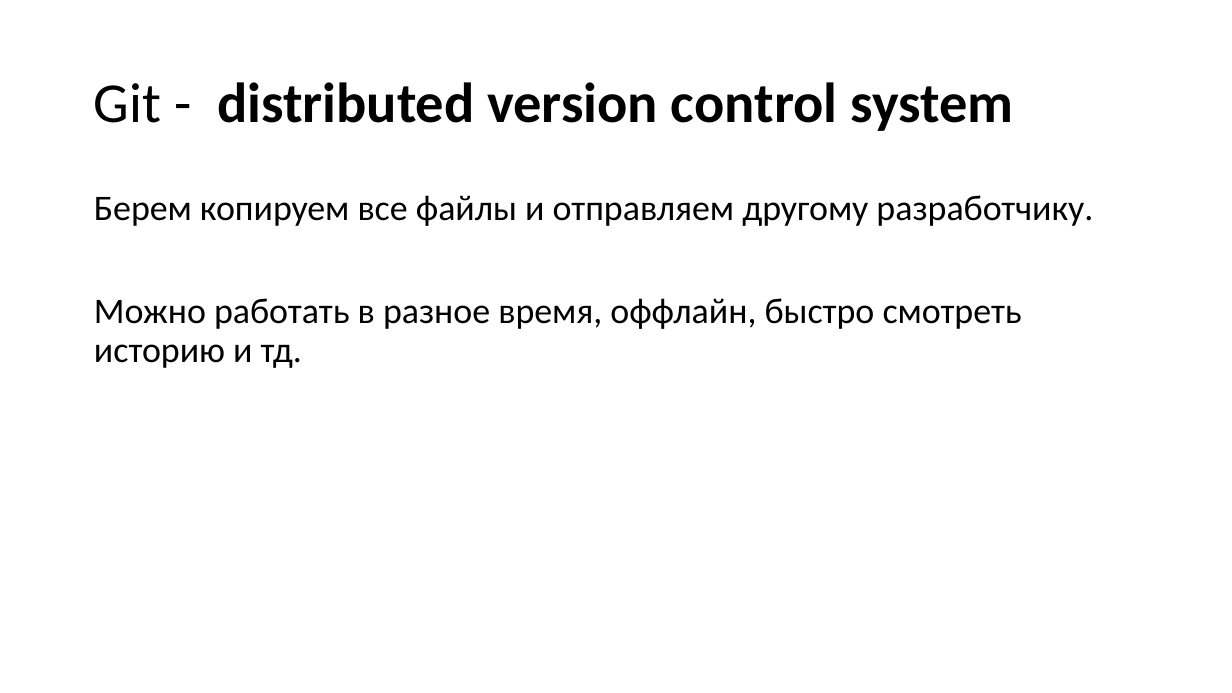
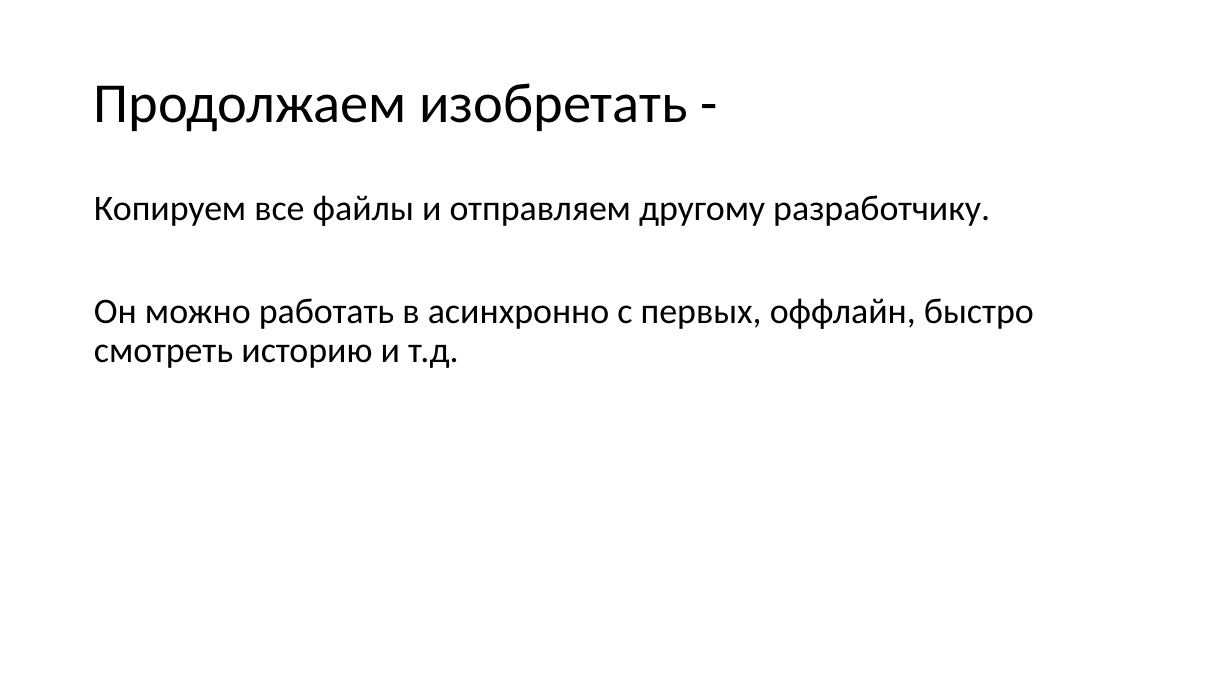
Before and after one commit to dzmitry-varabei/front-end-course, a slide deck: slide 36 of git-commit-code-review/Presentation1.pptx (slide 33 before the commit). Drawn at 1232x693 pixels with LibreOffice and Linux fonts; fonts in the diff are those of the drawing. Boxes give left, top, right and bottom in pixels: in the first picture for what was removed or moved away, otherwise in the second. Text is boxed around its words. In the diff, an @@ line names an element or a change of style, - is before the commit and + after.

```diff
--- a/git-commit-code-review/Presentation1.pptx
+++ b/git-commit-code-review/Presentation1.pptx
@@ title at bbox=[94, 83, 688, 132]: text changed; bold off @@
-Git - distributed version control system
+Продолжаем изобретать -
@@ text at bbox=[94, 195, 1034, 368]: text changed @@
-Берем копируем все файлы и отправляем другому разработчику.
-Можно работать в разное время, оффлайн, быстро смотреть историю и тд.
+Копируем все файлы и отправляем другому разработчику.
+Он можно работать в асинхронно с первых, оффлайн, быстро смотреть историю и т.д.
```
Also in this commit, not shown: 15 other slides changed, 18 slides added, 49 slides removed, 5 other files.
